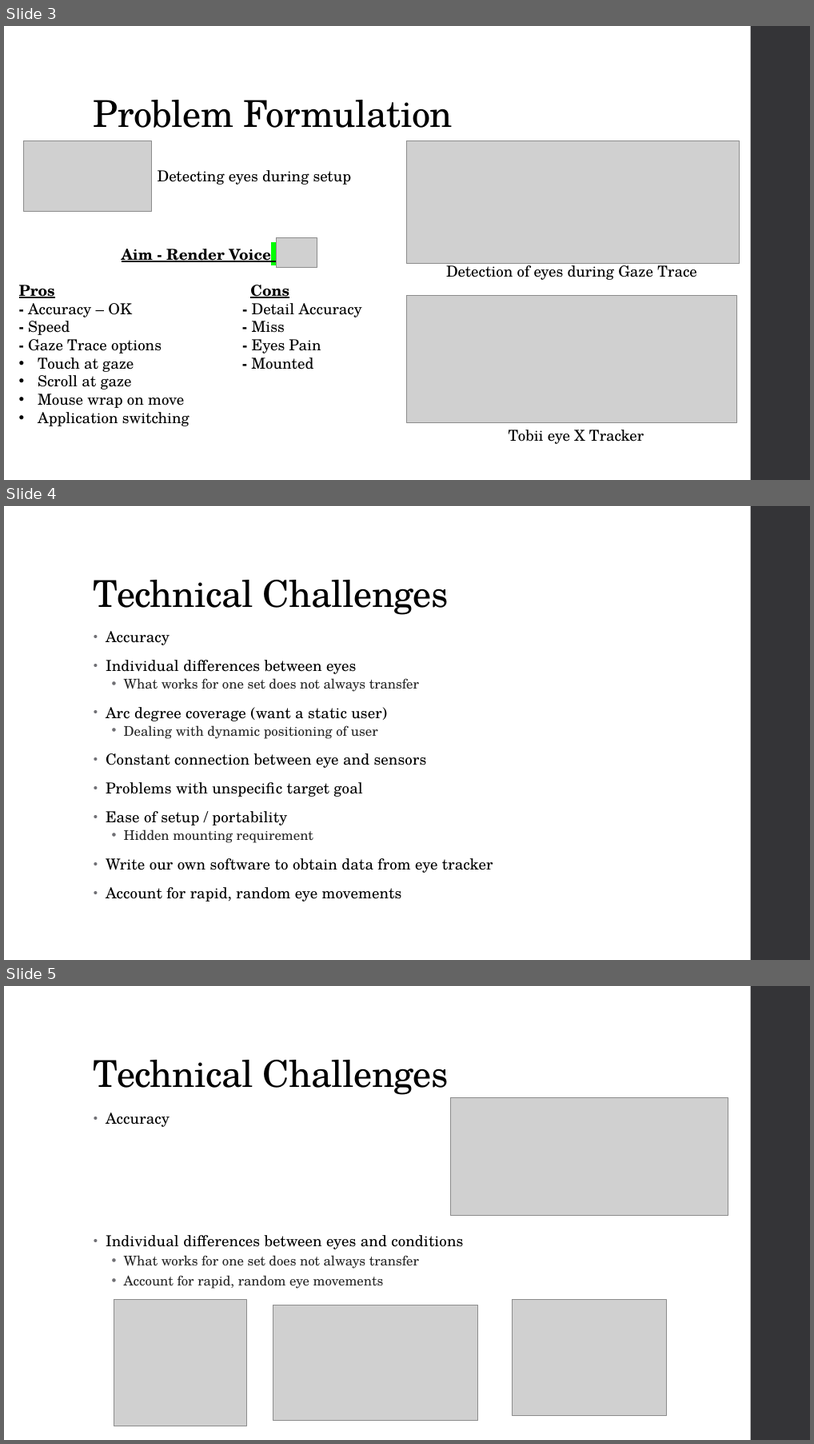
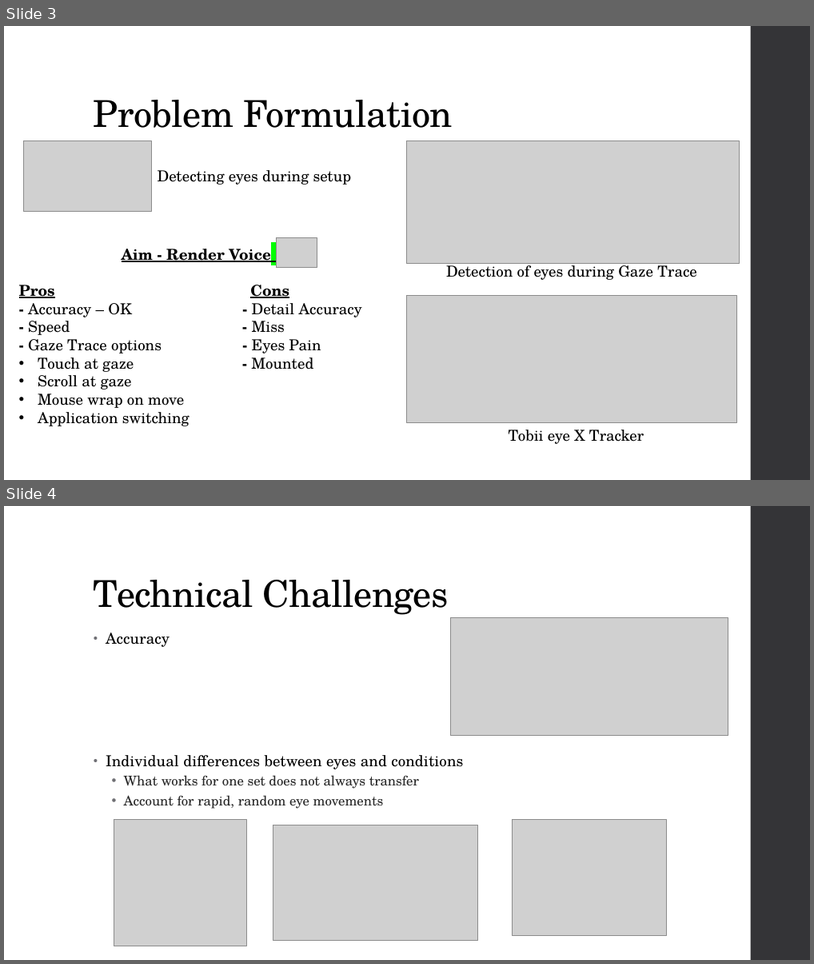
Before and after one commit to diederichk/StepCounter, a slide deck: ProposalPresentation/Proposal.pptx. Shown one above the other, each under a label of ours: slides 3, 4 and 5 before the commit, slides 3 and 4 after it. The pictures are 814x1444 and 814x964 pixels, drawn with LibreOffice and Linux fonts; fonts in the diff are those of the drawing; grey boxes stand for pictures. Boxes give left, top, right and bottom in pixels: in the first picture for what was removed or moved away, otherwise in the second. Text is boxed around its words. In the diff, an @@ line names an element or a change of style, - is before the commit and + after.

```diff
--- a/ProposalPresentation/Proposal.pptx
+++ b/ProposalPresentation/Proposal.pptx
@@ slide 4 removed at (4,506,810,960), background #FFFFFF; not listed: 1 template element that a slide beside it also shows @@
@@ title removed at (94,580,449,615) @@
-Technical Challenges
@@ text removed at (106,631,493,901) @@
-• Accuracy
-• Individual differences between eyes
-  • What works for one set does not always transfer
-• Arc degree coverage (want a static user)
-  • Dealing with dynamic positioning of user
-• Constant connection between eye and sensors
-• Problems with unspecific target goal
-• Ease of setup / portability
-  • Hidden mounting requirement
-• Write our own software to obtain data from eye tracker
-• Account for rapid, random eye movements
@@ what was slide 5 is now slide 4 @@
```
Also in this commit, not shown: 5 slides changed.
